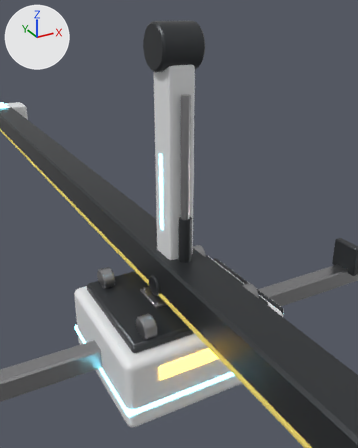
The glTF model assets/models/robots/sorter.glb, before and after one commit.
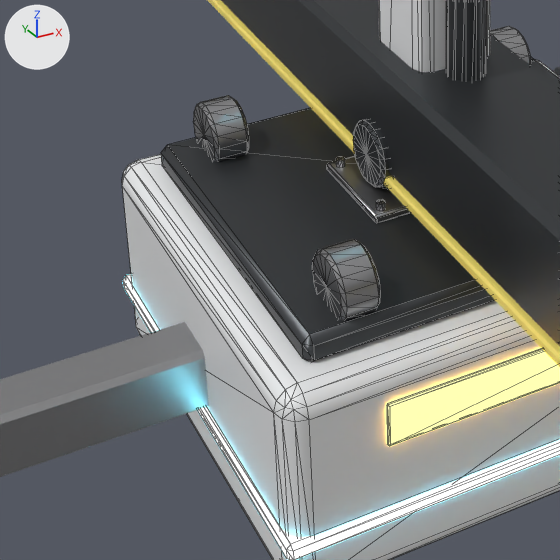
There are two pictures of each version: one whole from a camera (50 mm lens) standing at (-1.688, -3.142, 2.549) and looking at (0.054, 0.024, 0.966), one close up on the part from 10% to 60% of the width and 53% to 93% of the height. Every picture has the same lights, and +X, +Y and +Z are marked at upper left. The older version's two pictures come first. The close-ups show mesh edges as thin lines. Vertices at exactly the same position are counted once.

In view in the first close-up: 'arm_upper', 'bridge', 'carriage', 'carriage_motor', 'rail' and 1 more.
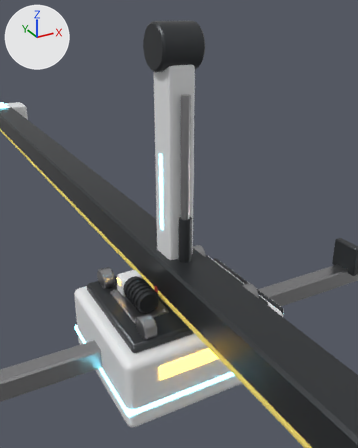
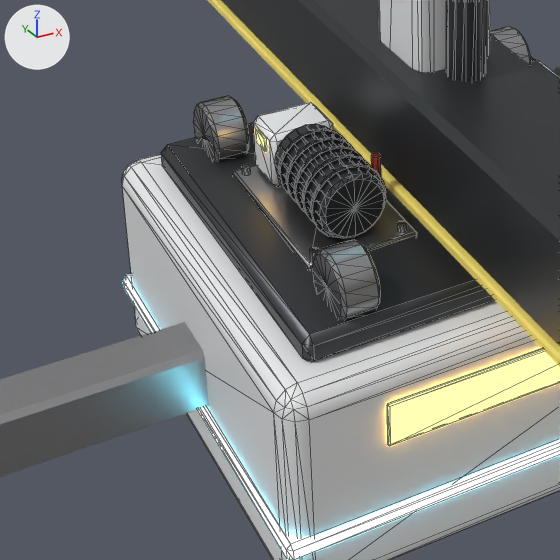
Location of each change, (x1, y1, x2, y2) in pixels of the close-ups (560 x 560 px):
'carriage_motor', moved, turned
    before: (327, 119, 411, 223)
    after: (233, 102, 417, 269)

What the commit changed:
me_carriage_motor is used by ob_carriage_motor; location (0.0, 0.0, 0.48).
me_carriage_motor had 434 vertices, 812 faces and spanned x -0.25..0.25, y -0.15..0.15, z -0.112..0.1.
me_carriage_motor now has 434 vertices, 812 faces and spans x -0.15..0.15, y -0.25..0.25, z -0.113..0.1.
me_carriage_motor part 1: the whole mesh is turned 90 degrees about the z axis through its middle.
Object 'carriage_motor' (ob_carriage_motor) moves from (0.0, 0.0, 0.48) to (-0.33, 0.0, 0.47).
